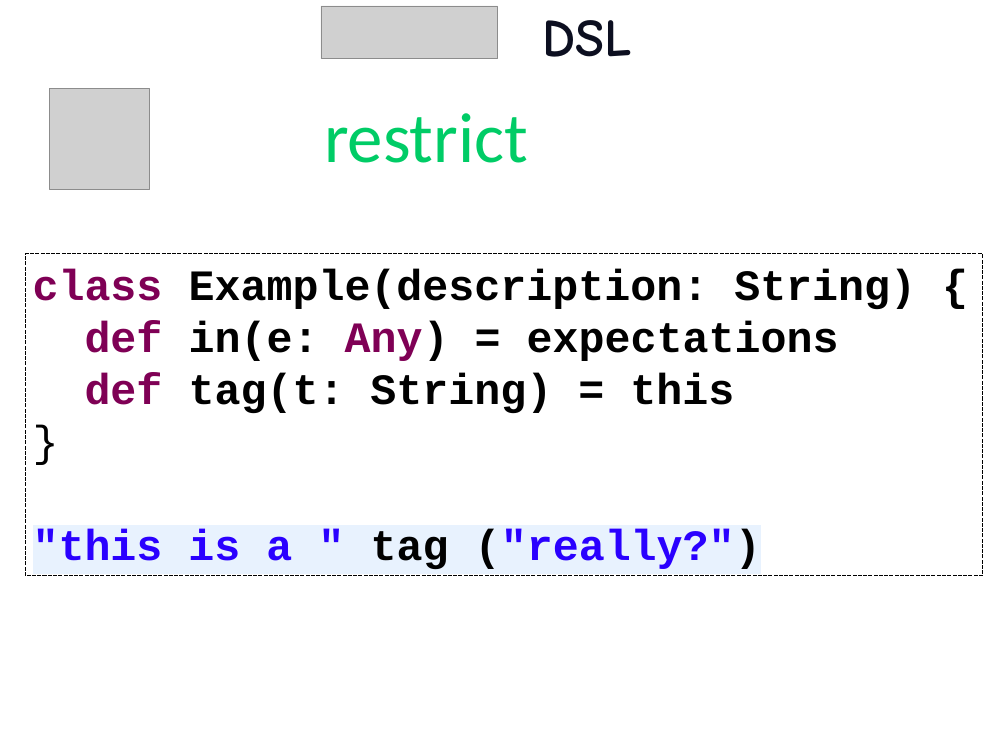
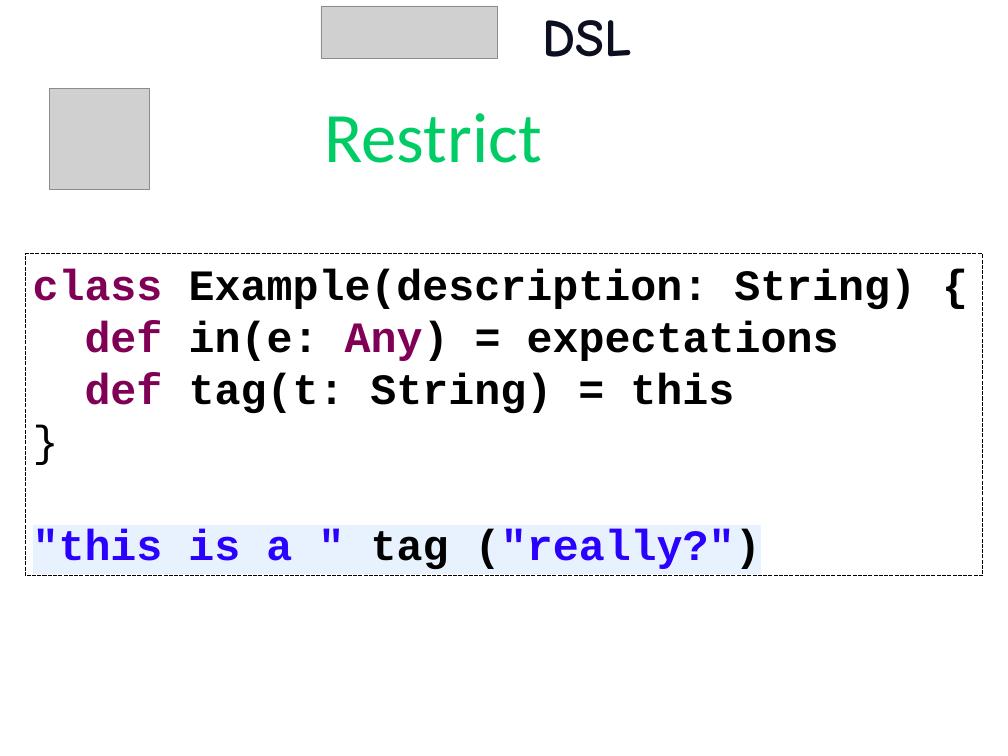
Before and after one commit to etorreborre/oscon-2010, a slide deck: slide 28 of src/main/resources/oscon_2010_specs.pptx. Drawn at 1008x756 pixels with LibreOffice and Linux fonts; fonts in the diff are those of the drawing; grey boxes stand for pictures; background and template pictures are left out. Boxes give left, top, right and bottom in pixels: in the first picture for what was removed or moved away, otherwise in the second. Text is boxed around its words. In the diff, an @@ line names an element or a change of style, - is before the commit and + after.

```diff
--- a/src/main/resources/oscon_2010_specs.pptx
+++ b/src/main/resources/oscon_2010_specs.pptx
@@ text at bbox=[324, 113, 542, 163]: text changed @@
-restrict
+Restrict
```
Also in this commit, not shown: 13 other slides changed, 1 slide added.
